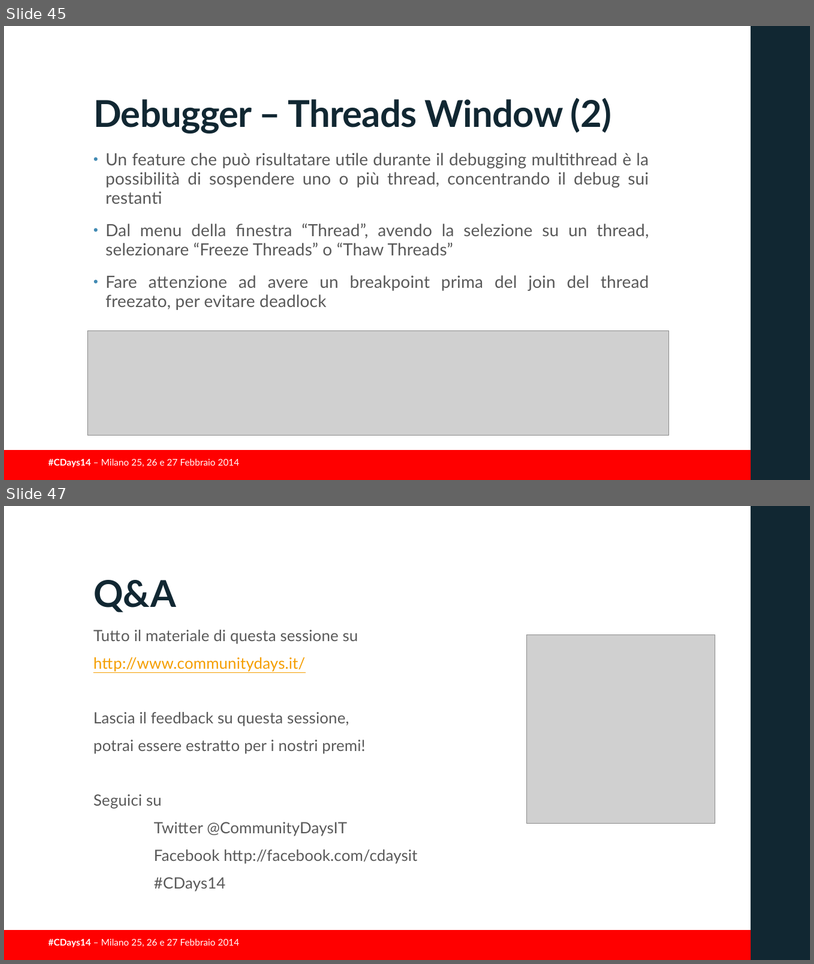
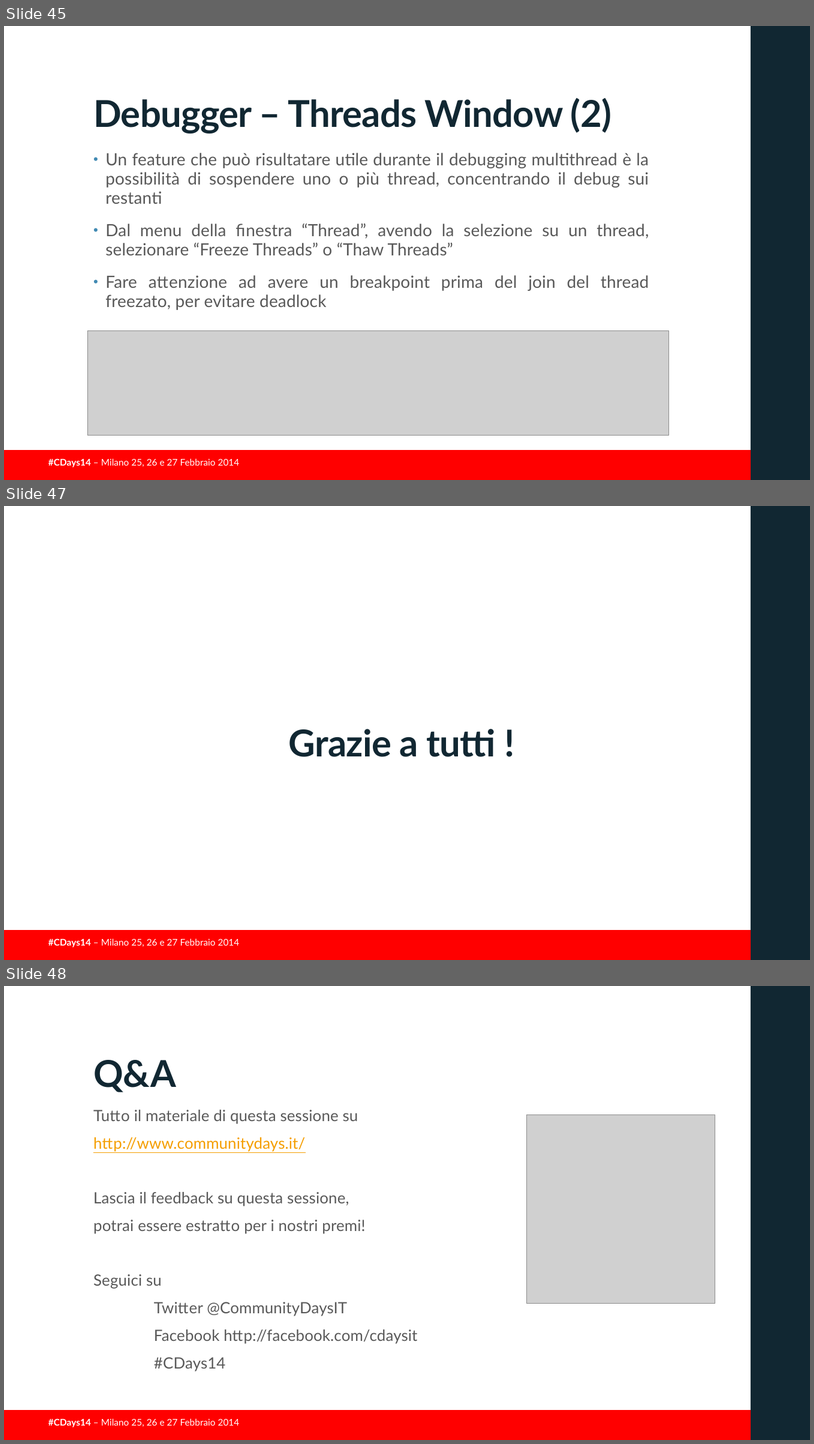
Before and after one commit to guidop/CDays14, a slide deck: presentazioneCDAYS2014.pptx. Shown one above the other, each under a label of ours: slides 45 and 47 before the commit, slides 45, 47 and 48 after it; the slides between them are not shown. The pictures are 814x964 and 814x1444 pixels, drawn with LibreOffice and Linux fonts; fonts in the diff are those of the drawing; grey boxes stand for pictures; background and template pictures are left out. Boxes give left, top, right and bottom in pixels: in the first picture for what was removed or moved away, otherwise in the second. Text is boxed around its words. In the diff, an @@ line names an element or a change of style, - is before the commit and + after.

```diff
--- a/presentazioneCDAYS2014.pptx
+++ b/presentazioneCDAYS2014.pptx
@@ slide 47 added at (4, 506, 810, 960), background #FFFFFF; not listed: 3 template elements that a slide beside it also shows @@
@@ title added at (289, 729, 497, 757), 44 pt, text #112732, bold @@
+Grazie a tutti !
@@ what was slide 47 is now slide 48 @@
```
Also in this commit, not shown: 3 slides changed, 1 other slide added, 1 slide removed.
